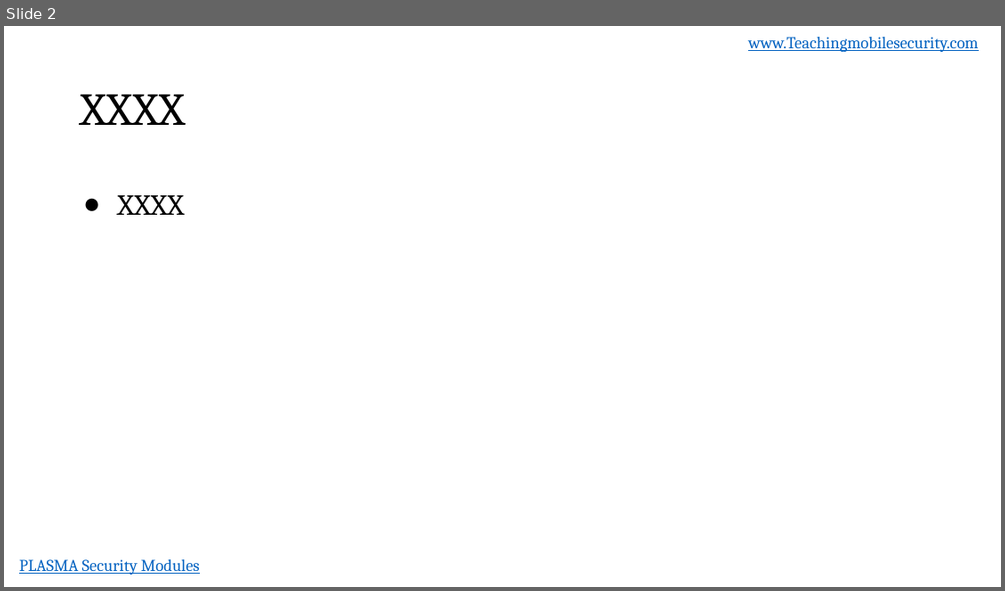
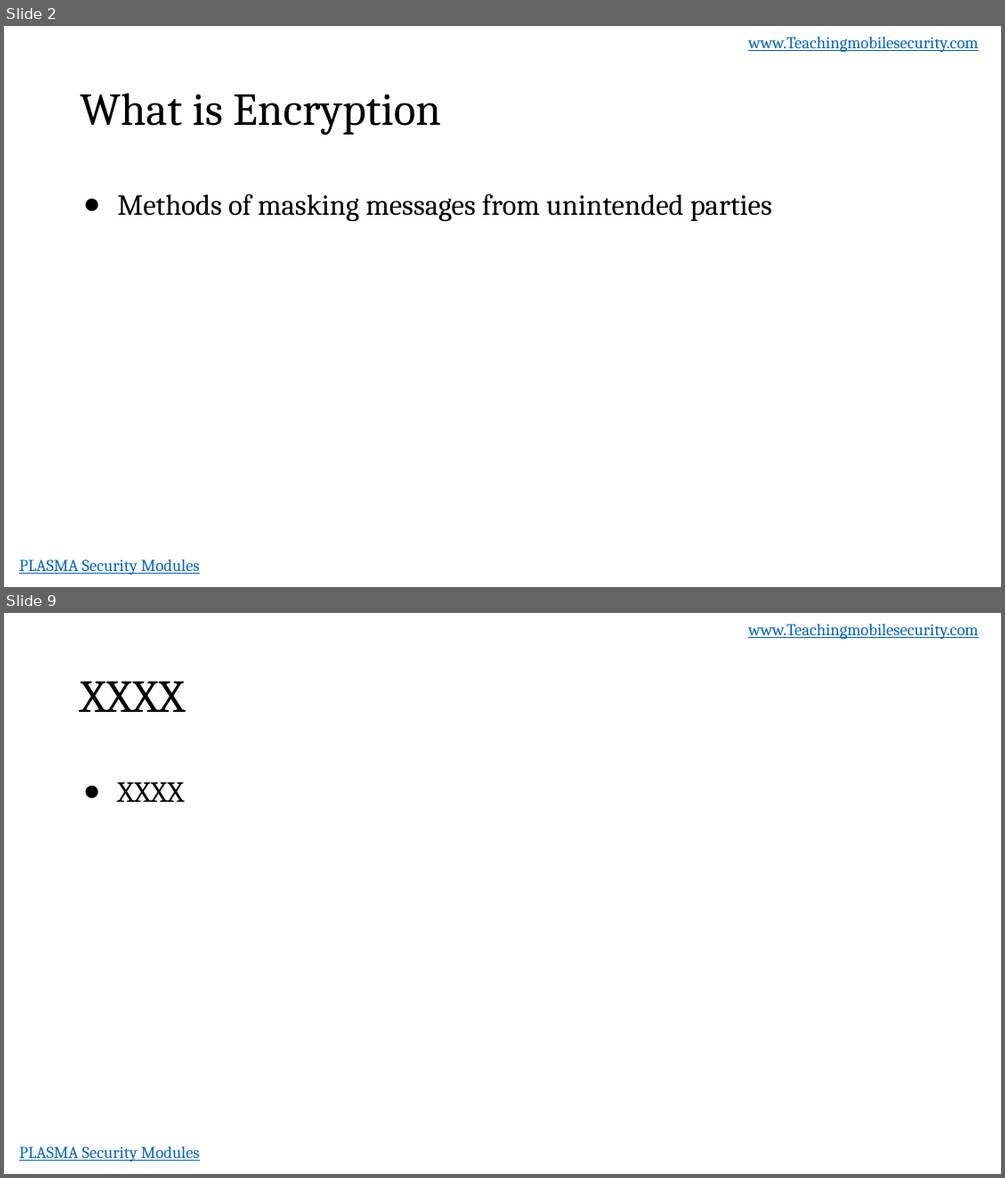
Before and after one commit to dan7800/VulnerableAndroidAppOracle, a slide deck: Vulnerabilities/ProperEncyption/ProperEncryption.pptx. Shown one above the other, each under a label of ours: slide 2 before the commit, slides 2 and 9 after it; the slides between them are not shown. The pictures are 1005x591 and 1005x1178 pixels, drawn with LibreOffice and Linux fonts; fonts in the diff are those of the drawing; background and template pictures are left out. Boxes give left, top, right and bottom in pixels: in the first picture for what was removed or moved away, otherwise in the second. Text is boxed around its words. In the diff, an @@ line names an element or a change of style, - is before the commit and + after.

```diff
--- a/Vulnerabilities/ProperEncyption/ProperEncryption.pptx
+++ b/Vulnerabilities/ProperEncyption/ProperEncryption.pptx
@@ slide 2 added at [4, 26, 1001, 587], background #FFFFFF; not listed: 2 template elements that a slide beside it also shows @@
@@ title added at [80, 93, 441, 135], 44 pt, text #000000 @@
+What is Encryption
@@ text added at [117, 194, 772, 221], 28 pt, text #000000 @@
+● Methods of masking messages from unintended parties
@@ what was slide 2 is now slide 9 @@
```
Also in this commit, not shown: 1 slide changed, 17 other slides added.
